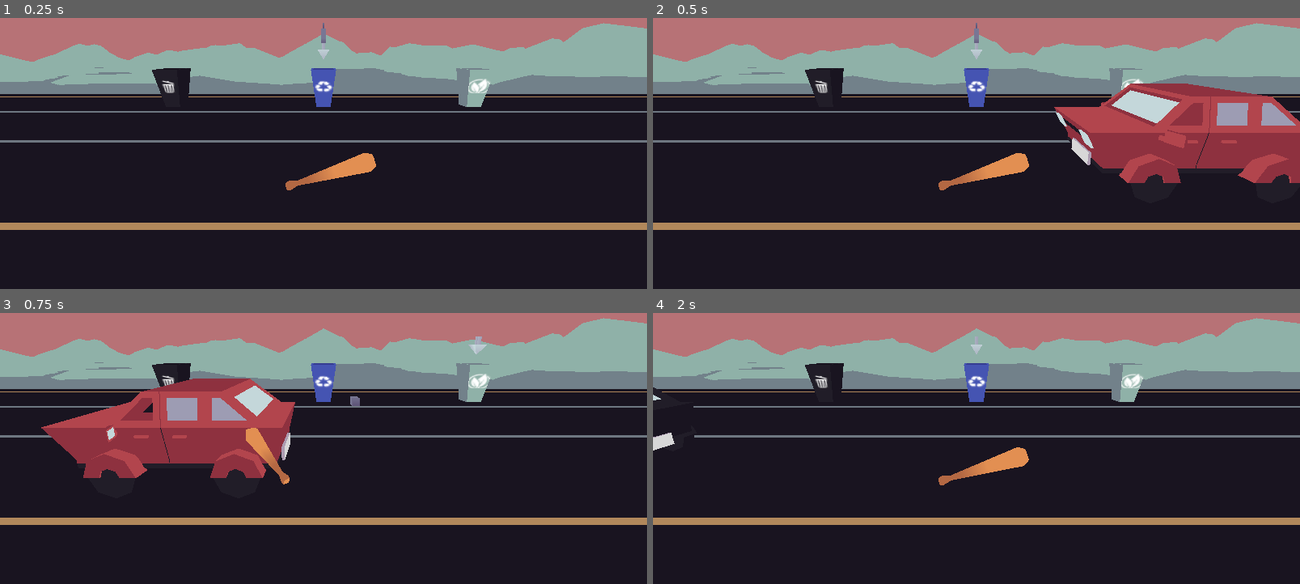
Above: before the commit, frames 1-4 (two rows, left to right).
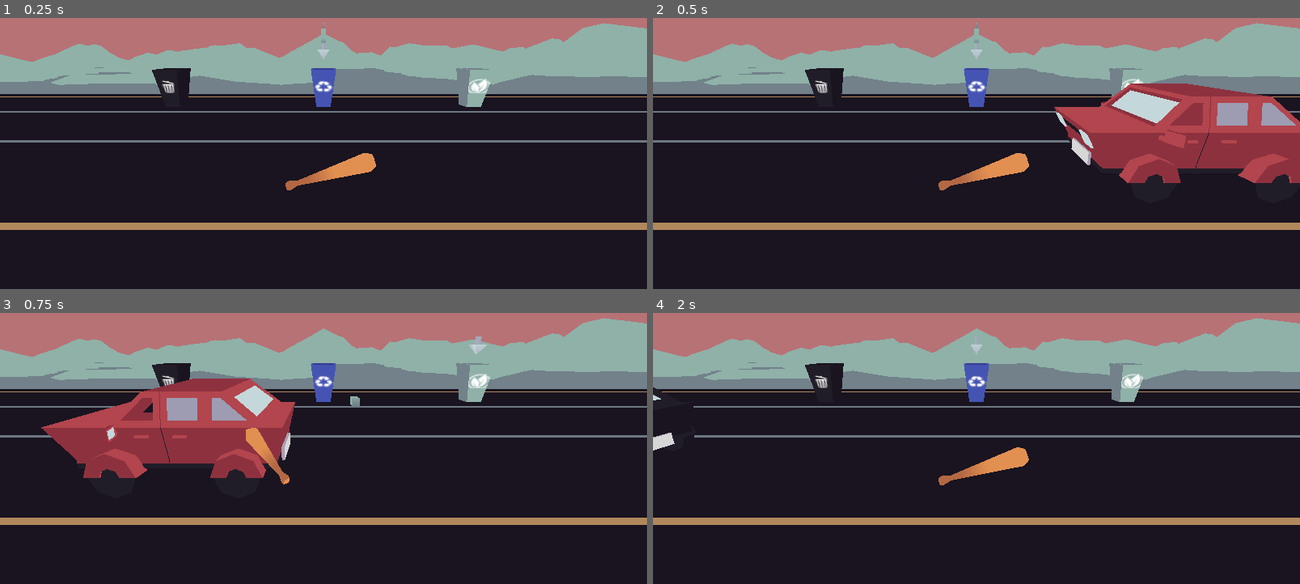
Above: after the commit, the same moments.

Repository: Manas701/SVCGameJam
Game: Godot game, scene res://scenes/manasScene.tscn
The game is run twice, just before and just after one commit, with the same random seed, the same clock (stepped at 60 frames per second) and the same inputs. Sound files missing from this copy of the repository are replaced by a short silence.
Inputs:
- Up to frame 1 (0.25 s): no input
- Up to frame 2 (0.5 s): no input
- Up to frame 3 (0.75 s): hold Right (select_right) from 0.53 s (still down); hold Space (swing) from 0.53 s (still down)
- Up to frame 4 (2 s): release Right (select_right) at 1.28 s; release Space (swing) at 1.28 s; hold Left (select_left) from 1.28 s (still down); tap Space (swing) at 1.35 s

The runs differ from the first frame. In frame 1, less than 0.1% of the frame differs, in the area x 49-51%, y 1-10%; in frame 2, less than 0.1%; in frame 3, less than 0.1%, in the area x 54-56%, y 30-35%; in frame 4, nothing differs.

Commit message:
apple :)

Diff:
--- a/prefabs/trash.tscn
+++ b/prefabs/trash.tscn
@@ -1,8 +1,9 @@
-[gd_scene load_steps=9 format=3 uid="uid://tx72n0re52ye"]
+[gd_scene load_steps=10 format=3 uid="uid://tx72n0re52ye"]
 
 [ext_resource type="PackedScene" path="res://prefabs/trash_bone.tscn" id="1_rpexv"]
 [ext_resource type="Script" path="res://assets/scripts/trashPrefab.gd" id="1_wf36i"]
 [ext_resource type="PackedScene" path="res://prefabs/trash_bottle_green.tscn" id="2_4y3iw"]
+[ext_resource type="PackedScene" uid="uid://l7ymf66qs6xr" path="res://prefabs/trash_apple.tscn" id="2_ft8tk"]
 [ext_resource type="Script" path="res://assets/scripts/trash.gd" id="2_i1a7u"]
 [ext_resource type="PackedScene" path="res://prefabs/trash_bottle_plastic.tscn" id="3_58ucf"]
 [ext_resource type="PackedScene" path="res://prefabs/trash_bottle_purple.tscn" id="4_fgdhr"]
@@ -11,6 +12,11 @@
 
 [node name="trash" type="Node3D"]
 script = ExtResource("1_wf36i")
+
+[node name="Trash_Apple" parent="." groups=["trashObjects"] instance=ExtResource("2_ft8tk")]
+visible = false
+script = ExtResource("2_i1a7u")
+trash_type = "Compost"
 
 [node name="Trash_Bone" parent="." groups=["trashObjects"] instance=ExtResource("1_rpexv")]
 visible = false
Not shown: 1 places in prefabs/trash_apple.tscn that only renumber resources
Not shown, changed: .gitignore
